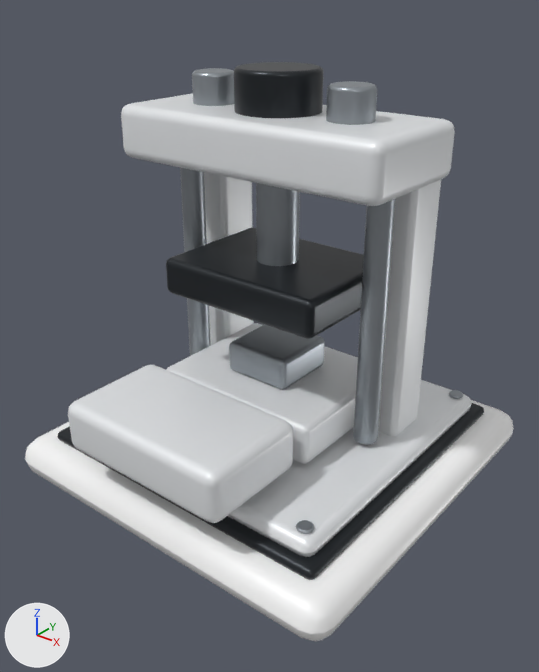
A saved change to the Blender file models/press.blend.
Camera for both pictures: a camera (50 mm lens) standing at (2.49, -3.19, 2.83) and looking at (0.06, -0.15, 0.95). Lighting does not change. The marker at lower left points along +X, +Y and +Z. The first picture is the older version.

The older version as bpy lines, for what is in view:
```python
me_cube_011 = bpy.data.meshes.new('Cube.011')
me_cube_011.from_pydata(...)  # 96 vertices, 98 faces; spans x -1.15..1.15, y -1.15..1.15, z -0.12..0.12
me_cube_011.materials.append(mat_soft_white)  # white #fafafa
me_cylinder_012 = bpy.data.meshes.new('Cylinder.012')
me_cylinder_012.from_pydata(...)  # 384 vertices, 338 faces; spans x -0.07..0.07, y -0.07..0.07, z -0.8..0.8
me_cylinder_012.materials.append(mat_brushed_silver)  # grey #99a0a6
me_cylinder_013 = bpy.data.meshes.new('Cylinder.013')
me_cylinder_013.from_pydata(...)  # 384 vertices, 338 faces; spans x -0.23..0.23, y -0.23..0.23, z -0.13..0.13
me_cylinder_013.materials.append(mat_graphite)  # dark grey #2c3035
ob_foundation = bpy.data.objects.new('Foundation', me_cube_011)
ob_foundation.location = (0.0, 0.0, 0.12)
ob_guide_rail_001 = bpy.data.objects.new('Guide rail.001', me_cylinder_012)
ob_guide_rail_001.location = (0.65, 0.0, 1.2)
ob_hydraulic_housing = bpy.data.objects.new('Hydraulic housing', me_cylinder_013)
ob_hydraulic_housing.location = (0.0, 0.0, 2.27)
# also in view: 'Recess' at (0.0, 0.0, 0.25); 'L3_Feeder' at (0.0, -0.85, 0.6); 'Anvil' at (0.0, 0.0, 0.53); 'Material' at (0.0, 0.0, 0.75); 'Guide rail' at (-0.65, 0.0, 1.2)
```
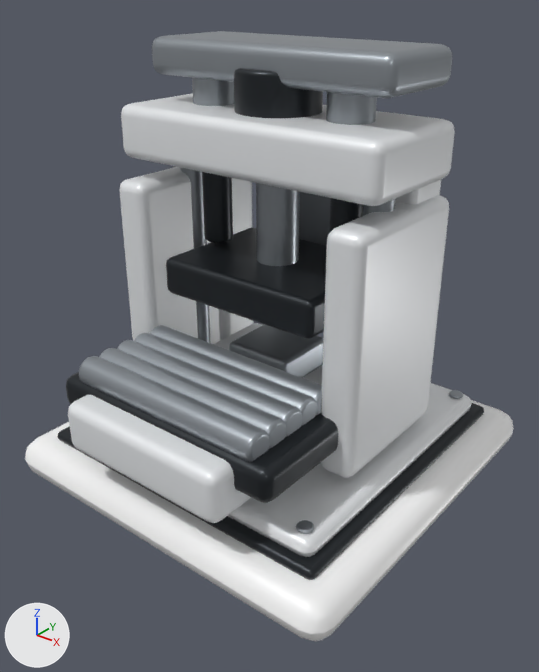
Changed parts and their boxes [x1, y1, x2, y2] in the pictures (539 x 672 px):
'L3_Housing0.72', added
    after: [320, 195, 449, 478]
'L3_CrossDrive', added
    after: [152, 31, 452, 98]
'L3_Housing-0.72', added
    after: [119, 167, 220, 344]
'L3_Roller4', added
    after: [79, 356, 269, 462]
'L3_FeedFrame', added
    after: [66, 372, 338, 503]
'L3_Roller3', added
    after: [99, 348, 286, 449]
'L3_Roller2', added
    after: [117, 340, 302, 437]
'L3_Roller1', added
    after: [134, 333, 317, 426]
'L3_Roller0', added
    after: [150, 325, 322, 415]
'L2_Actuator-0.45', added
    after: [202, 172, 233, 243]
'L2_DriveBox', added
    after: [299, 192, 367, 245]
'L2_Actuator0.45', added
    after: [329, 198, 363, 233]
'Pillar.001', unchanged, covered by the edit
    before: [378, 180, 441, 436]
    after: [395, 180, 441, 204]
'Anvil', unchanged, covered by the edit
    before: [166, 323, 358, 464]
    after: [214, 323, 322, 385]
'Guide rail.001', unchanged, covered by the edit
    before: [353, 199, 396, 445]
    after: [366, 199, 396, 214]

Patch to the scene script:
```diff
--- a/models/press.blend.py
+++ b/models/press.blend.py
@@ ob_l3_crossdrive @@
+ob_l3_crossdrive = bpy.data.objects.new('L3_CrossDrive', me_cube_029)  # 96 vertices, 98 faces; spans x -0.78..0.78, y -0.3..0.3, z -0.1..0.1; in mat_brushed_silver (grey #99a0a6)
+ob_l3_crossdrive.location = (0.0, 0.12, 2.42)
@@ ob_l3_housing0_72 @@
+ob_l3_housing0_72 = bpy.data.objects.new('L3_Housing0.72', me_cube_028)  # 96 vertices, 98 faces; spans x -0.11..0.11, y -0.45..0.45, z -0.675..0.675; in mat_porcelain (white #eaecef)
+ob_l3_housing0_72.location = (0.72, 0.0, 1.1)
@@ ob_l3_housing_0_72 @@
+ob_l3_housing_0_72 = bpy.data.objects.new('L3_Housing-0.72', me_cube_028.copy())
+ob_l3_housing_0_72.location = (-0.72, 0.0, 1.1)
@@ ob_l3_roller4 @@
+ob_l3_roller4 = bpy.data.objects.new('L3_Roller4', me_cylinder_024)  # 384 vertices, 338 faces; spans x -0.085..0.085, y -0.085..0.085, z -0.625..0.625; in mat_brushed_silver (grey #99a0a6)
+ob_l3_roller4.location = (0.0, -0.92, 0.82)
+ob_l3_roller4.rotation_euler = (0.0, 1.571, 0.0)  # degrees (0, 90, 0)
@@ ob_l3_roller3 @@
+ob_l3_roller3 = bpy.data.objects.new('L3_Roller3', me_cylinder_024.copy())
+ob_l3_roller3.location = (0.0, -0.79, 0.82)
+ob_l3_roller3.rotation_euler = (0.0, 1.571, 0.0)  # degrees (0, 90, 0)
@@ ob_l3_roller2 @@
+ob_l3_roller2 = bpy.data.objects.new('L3_Roller2', me_cylinder_024.copy())
+ob_l3_roller2.location = (0.0, -0.66, 0.82)
+ob_l3_roller2.rotation_euler = (0.0, 1.571, 0.0)  # degrees (0, 90, 0)
@@ ob_l3_roller1 @@
+ob_l3_roller1 = bpy.data.objects.new('L3_Roller1', me_cylinder_024.copy())
+ob_l3_roller1.location = (0.0, -0.53, 0.82)
+ob_l3_roller1.rotation_euler = (0.0, 1.571, 0.0)  # degrees (0, 90, 0)
@@ ob_l3_roller0 @@
+ob_l3_roller0 = bpy.data.objects.new('L3_Roller0', me_cylinder_024.copy())
+ob_l3_roller0.location = (0.0, -0.4, 0.82)
+ob_l3_roller0.rotation_euler = (0.0, 1.571, 0.0)  # degrees (0, 90, 0)
@@ ob_l3_feedframe @@
+ob_l3_feedframe = bpy.data.objects.new('L3_FeedFrame', me_cube_026)  # 96 vertices, 98 faces; spans x -0.75..0.75, y -0.35..0.35, z -0.1..0.1; in mat_graphite (dark grey #2c3035)
+ob_l3_feedframe.location = (0.0, -0.68, 0.68)
@@ ob_l2_drivebox @@
+ob_l2_drivebox = bpy.data.objects.new('L2_DriveBox', me_cube_025)  # 96 vertices, 98 faces; spans x -0.45..0.45, y -0.175..0.175, z -0.375..0.375; in mat_brushed_silver (grey #99a0a6)
+ob_l2_drivebox.location = (0.0, 0.62, 1.45)
@@ ob_l2_actuator0_45 @@
+ob_l2_actuator0_45 = bpy.data.objects.new('L2_Actuator0.45', me_cylinder_019)  # 384 vertices, 338 faces; spans x -0.085..0.085, y -0.085..0.085, z -0.29..0.29; in mat_graphite (dark grey #2c3035)
+ob_l2_actuator0_45.location = (0.45, 0.0, 1.67)
@@ ob_l2_actuator_0_45 @@
+ob_l2_actuator_0_45 = bpy.data.objects.new('L2_Actuator-0.45', me_cylinder_019.copy())
+ob_l2_actuator_0_45.location = (-0.45, 0.0, 1.67)
```
